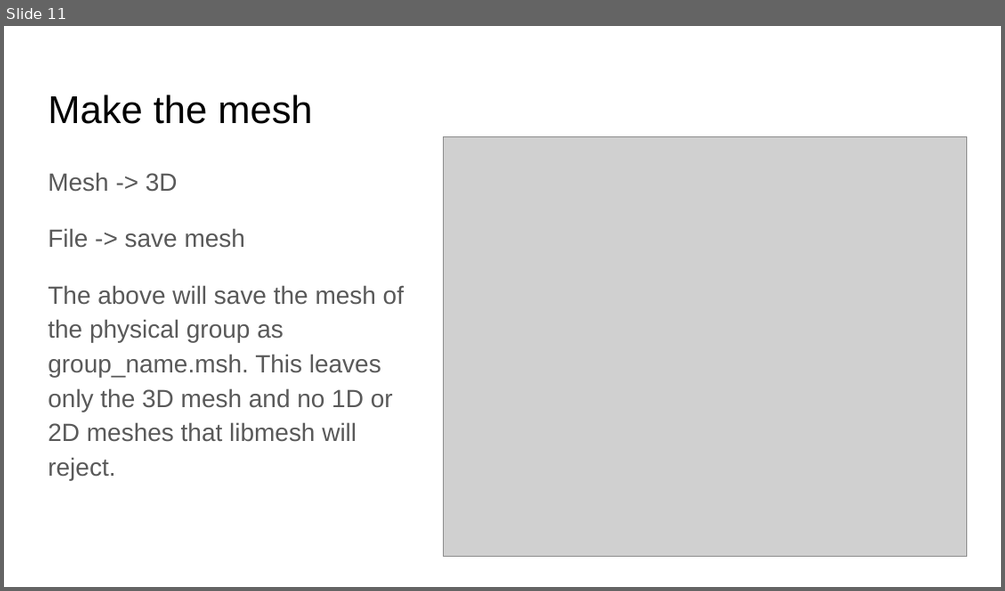
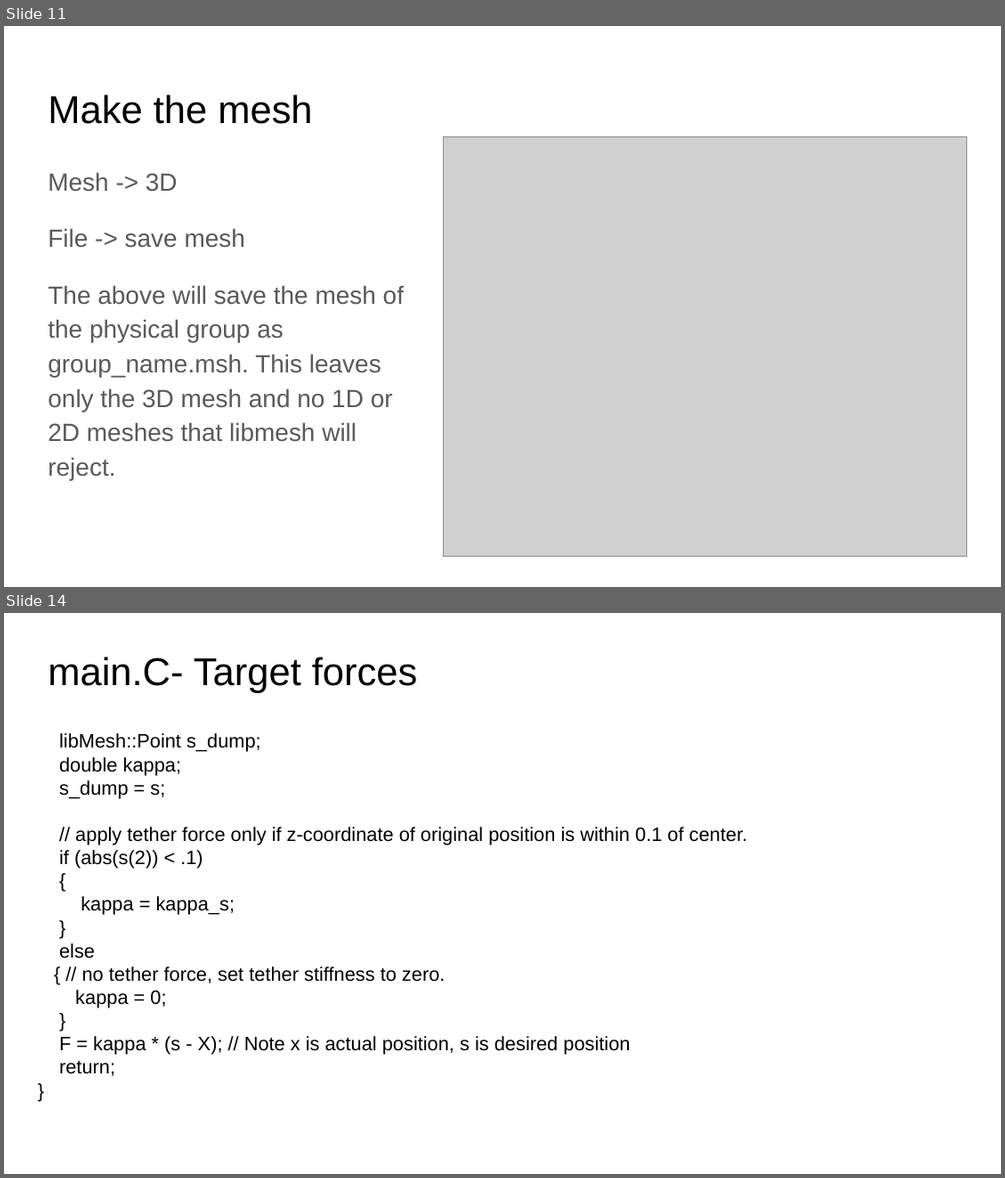
Before and after one commit to fairyflies9/IBAMR-Tutorials, a slide deck: IBFE Lectures/3-IBFE 3D Flow Past Objects.pptx. Shown one above the other, each under a label of ours: slide 11 before the commit, slides 11 and 14 after it; the slides between them are not shown. The pictures are 1005x591 and 1005x1178 pixels, drawn with LibreOffice and Linux fonts; fonts in the diff are those of the drawing; grey boxes stand for pictures. Boxes give left, top, right and bottom in pixels: in the first picture for what was removed or moved away, otherwise in the second. Text is boxed around its words. In the diff, an @@ line names an element or a change of style, - is before the commit and + after.

```diff
--- a/IBFE Lectures/3-IBFE 3D Flow Past Objects.pptx
+++ b/IBFE Lectures/3-IBFE 3D Flow Past Objects.pptx
@@ slide 14 added at <box>4,613,1001,1174</box>, background #FFFFFF @@
@@ title added at <box>48,657,417,693</box>, 28 pt, text #000000 @@
+main.C- Target forces
@@ text added at <box>59,733,747,1076</box>, 14 pt, text #000000 @@
+libMesh::Point s_dump;
+double kappa;
+s_dump = s;
+// apply tether force only if z-coordinate of original position is within 0.1 of center.
+if (abs(s(2)) < .1)
+{
+kappa = kappa_s;
+}
+else
+{ // no tether force, set tether stiffness to zero.
+kappa = 0;
+}
+F = kappa * (s - X); // Note x is actual position, s is desired position
+return;
+}
```
Also in this commit, not shown: 6 slides changed, 1 slide removed, 13 other files.
